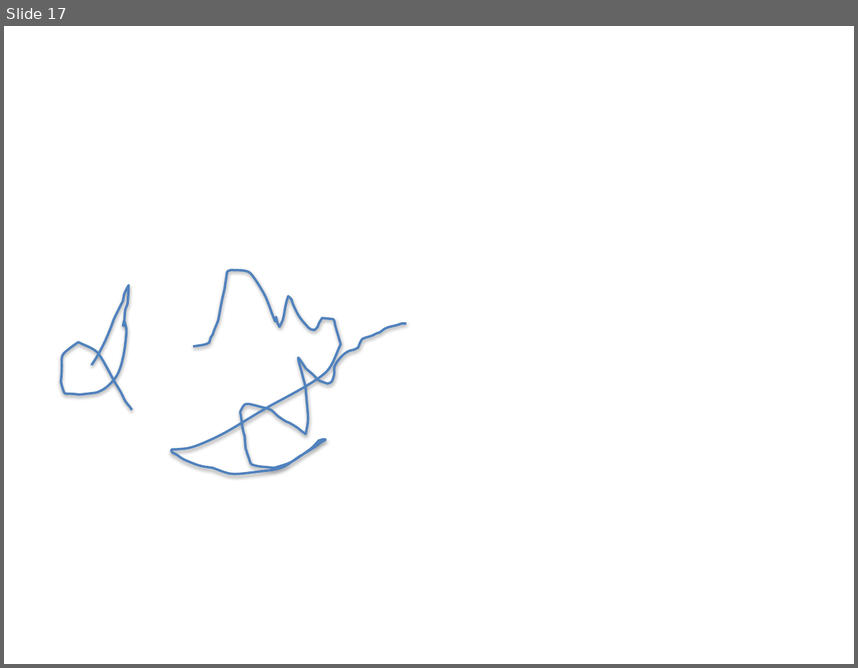
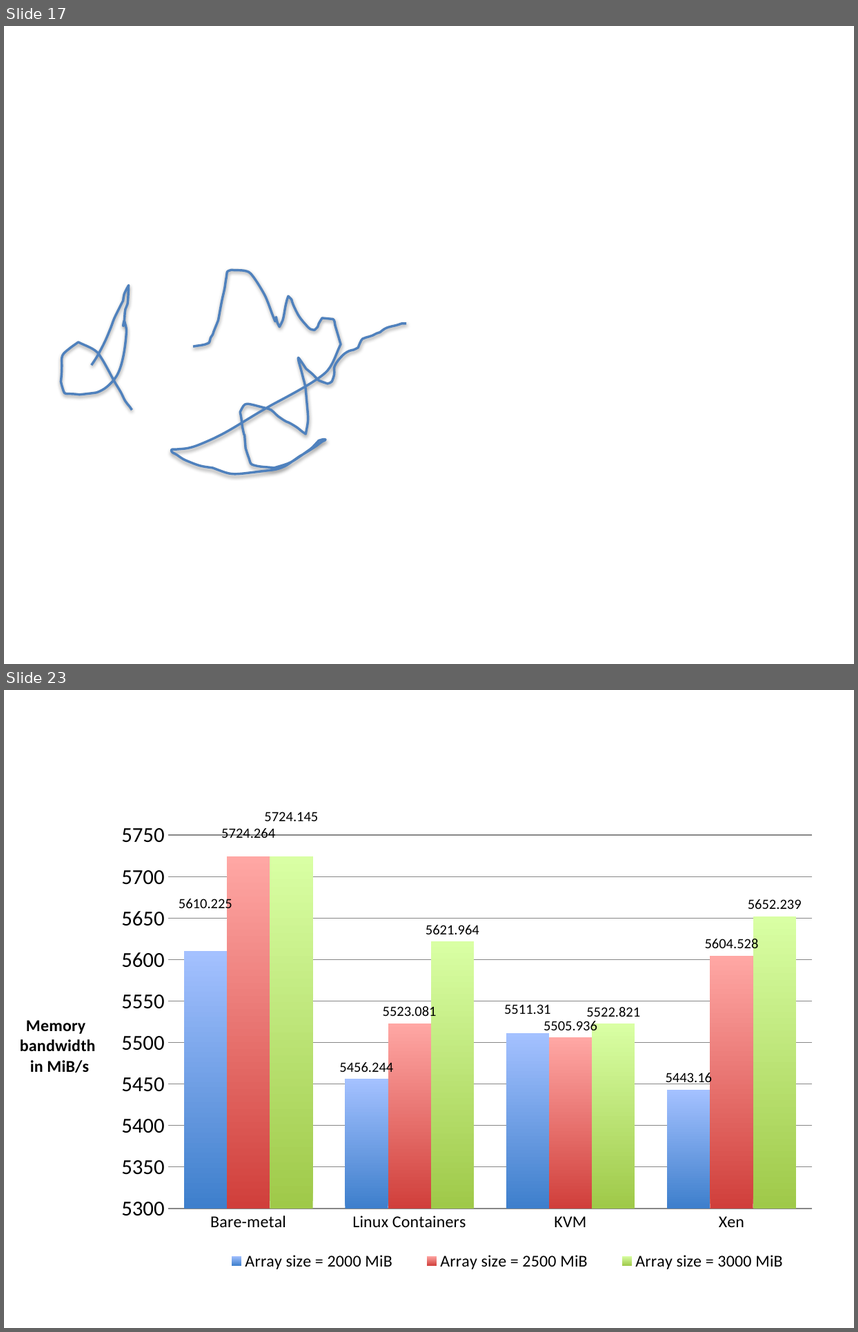
Before and after one commit to aravindhsampath/virtualizing-Intelligent-River, a slide deck: thesis_pictures.pptx. Shown one above the other, each under a label of ours: slide 17 before the commit, slides 17 and 23 after it; the slides between them are not shown. The pictures are 858x668 and 858x1332 pixels, drawn with LibreOffice and Linux fonts; fonts in the diff are those of the drawing. Boxes give left, top, right and bottom in pixels: in the first picture for what was removed or moved away, otherwise in the second. Text is boxed around its words. In the diff, an @@ line names an element or a change of style, - is before the commit and + after.

```diff
--- a/thesis_pictures.pptx
+++ b/thesis_pictures.pptx
@@ slide 23 added at (4,690,854,1328), background #FFFFFF @@
@@ column chart added at (4,697,854,1328) @@
+categories: Bare-metal, Linux Containers, KVM, Xen
+Array size = 2000 MiB: 5610.225, 5456.244, 5511.31, 5443.16
+Array size = 2500 MiB: 5724.264, 5523.081, 5505.936, 5604.528
+Array size = 3000 MiB: 5724.145, 5621.964, 5522.821, 5652.239
```
Also in this commit, not shown: 7 slides changed, 40 other slides added, 27 other files.
